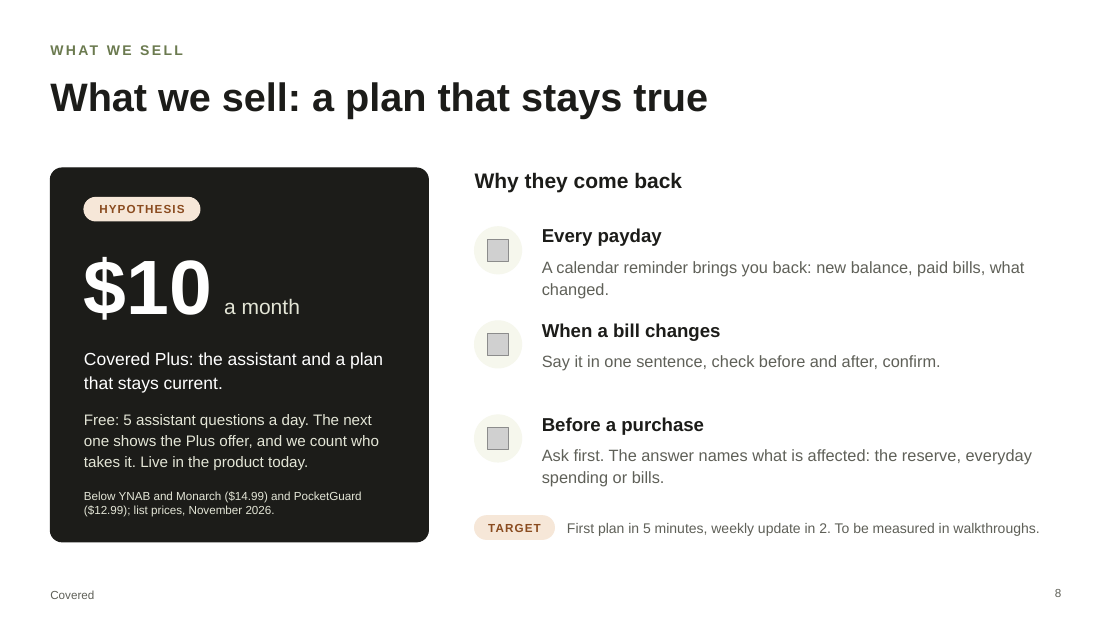
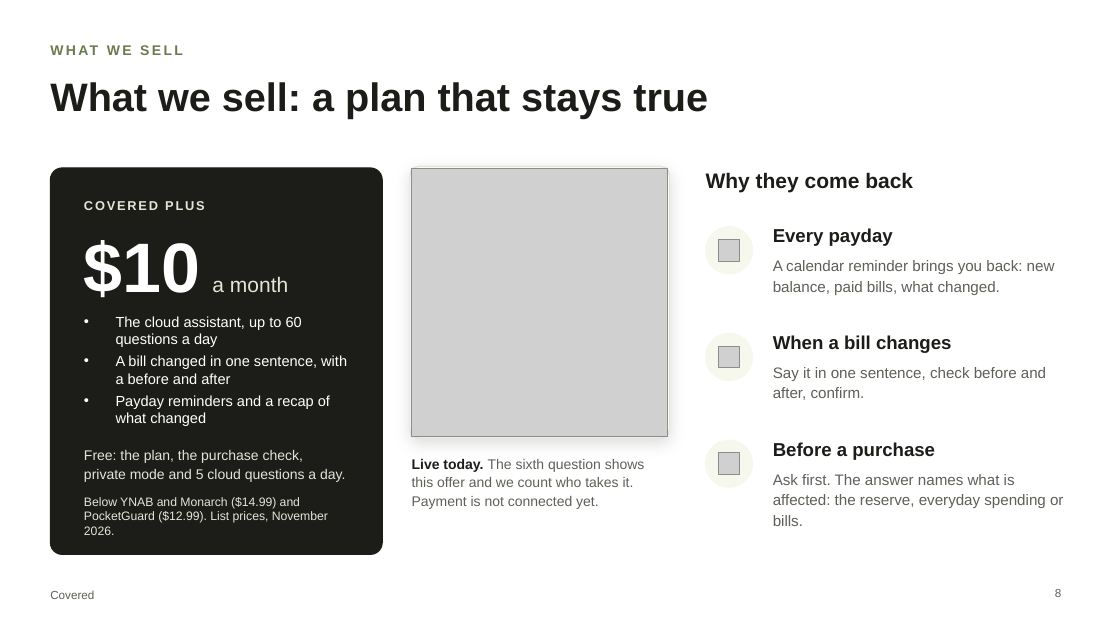
Before and after one commit to chinusoid/FractureTeam, a slide deck: slide 8 of pitch/covered-pitch.pptx. Drawn at 1120x630 pixels with LibreOffice and Linux fonts; fonts in the diff are those of the drawing; grey boxes stand for pictures. Boxes give left, top, right and bottom in pixels: in the first picture for what was removed or moved away, otherwise in the second. Text is boxed around its words. In the diff, an @@ line names an element or a change of style, - is before the commit and + after.

```diff
--- a/pitch/covered-pitch.pptx
+++ b/pitch/covered-pitch.pptx
@@ rounded rectangle: place and size @@
-rounded rectangle at bbox=[50, 168, 429, 542]
+rounded rectangle at bbox=[50, 168, 382, 555]
@@ rounded rectangle at bbox=[50, 168, 382, 555]: proportions changed @@
@@ rounded rectangle added at bbox=[410, 166, 670, 438], fill #FFFFFF, outline #E3E5D6 1 pt @@
@@ picture added at bbox=[412, 168, 668, 436] @@
@@ text "Why they come back": place and size @@
-text "Why they come back" at bbox=[475, 172, 682, 193]
+text "Why they come back" at bbox=[706, 172, 913, 193]
@@ rounded rectangle removed at bbox=[84, 197, 200, 221] @@
@@ text added at bbox=[84, 201, 205, 210], 11 pt, text #E3E5D6, bold @@
+COVERED PLUS
@@ text removed at bbox=[99, 205, 184, 213] @@
-HYPOTHESIS
@@ text "$10 a month": place and size @@
-text "$10 a month" at bbox=[84, 257, 300, 320]
+text "$10 a month" at bbox=[84, 240, 288, 298]
@@ text "$10 a month" at bbox=[84, 240, 288, 298]: size 66 to 60 pt in "$10" @@
@@ ellipse: place and size @@
-ellipse at bbox=[475, 227, 522, 274]
+ellipse at bbox=[706, 227, 753, 274]
@@ picture: place and size @@
-picture at bbox=[487, 239, 509, 261]
+picture at bbox=[718, 239, 740, 261]
@@ text "Every payday": place and size @@
-text "Every payday" at bbox=[542, 228, 662, 246]
+text "Every payday" at bbox=[773, 228, 893, 246]
@@ text "A calendar reminder brings you ...": place and size @@
-text "A calendar reminder brings you ..." at bbox=[542, 261, 1025, 298]
+text "A calendar reminder brings you ..." at bbox=[773, 260, 1055, 295]
@@ text added at bbox=[116, 316, 347, 426], 12.5 pt, text #FFFFFF @@
+• The cloud assistant, up to 60 questions a day
+• A bill changed in one sentence, with a before and after
+• Payday reminders and a recap of what changed
@@ ellipse: place and size @@
-ellipse at bbox=[475, 321, 522, 368]
+ellipse at bbox=[706, 334, 753, 381]
@@ picture: place and size @@
-picture at bbox=[487, 334, 509, 355]
+picture at bbox=[718, 346, 740, 368]
@@ text "When a bill changes": place and size @@
-text "When a bill changes" at bbox=[542, 323, 721, 341]
+text "When a bill changes" at bbox=[773, 335, 952, 353]
@@ text "Say it in one sentence, ...": place and size @@
-text "Say it in one sentence, ..." at bbox=[542, 355, 941, 370]
+text "Say it in one sentence, ..." at bbox=[773, 367, 1046, 400]
@@ text removed at bbox=[84, 414, 379, 470] @@
-Free: 5 assistant questions a day. The next one shows the Plus offer, and we count who takes it. Live in the product today.
@@ ellipse: place and size @@
-ellipse at bbox=[475, 415, 522, 462]
+ellipse at bbox=[706, 440, 753, 487]
@@ text "Before a purchase": place and size @@
-text "Before a purchase" at bbox=[542, 417, 704, 435]
+text "Before a purchase" at bbox=[773, 442, 935, 460]
@@ text at bbox=[84, 450, 345, 482]: text changed; size 15 to 12 pt; text colour #FFFFFF to #E3E5D6 @@
-Covered Plus: the assistant and a plan that stays current.
+Free: the plan, the purchase check, private mode and 5 cloud questions a day.
@@ text added at bbox=[412, 459, 645, 509], 12 pt, text #5F6058 @@
+Live today. The sixth question shows this offer and we count who takes it. Payment is not connected yet.
@@ picture: place and size @@
-picture at bbox=[487, 428, 509, 450]
+picture at bbox=[718, 453, 740, 475]
@@ size 14 to 13 pt in 3 elements at bbox=[773, 260, 1055, 295], bbox=[773, 367, 1046, 400], bbox=[773, 474, 1063, 526] @@
@@ text "Ask first. The answer names ...": place and size @@
-text "Ask first. The answer names ..." at bbox=[542, 449, 1032, 487]
+text "Ask first. The answer names ..." at bbox=[773, 474, 1063, 526]
@@ text at bbox=[84, 497, 328, 535]: text changed; size 10 to 10.5 pt @@
-Below YNAB and Monarch ($14.99) and PocketGuard ($12.99); list prices, November 2026.
+Below YNAB and Monarch ($14.99) and PocketGuard ($12.99). List prices, November 2026.
@@ rounded rectangle removed at bbox=[475, 516, 555, 539] @@
@@ text removed at bbox=[488, 524, 541, 532] @@
-TARGET
@@ text removed at bbox=[567, 523, 1039, 536] @@
-First plan in 5 minutes, weekly update in 2. To be measured in walkthroughs.
```
Also in this commit, not shown: 9 other slides changed, 22 other files.
